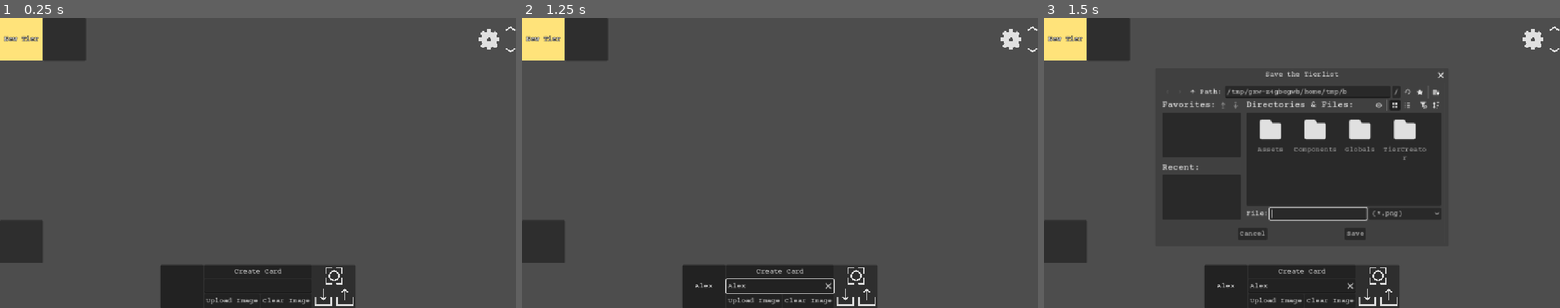
Above: before the commit, frames 1-3 (left to right).
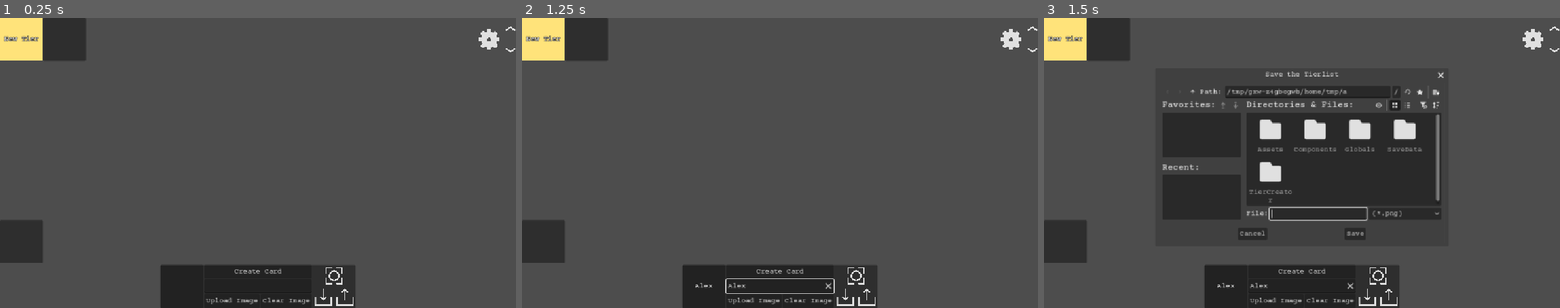
Above: after the commit, the same moments.

Repository: White-Dove-Gamedev/Tier-Creator
Game: Godot game, scene res://TierCreator/tier_creator.tscn
The game is run twice, just before and just after one commit, with the same random seed, the same clock (stepped at 60 frames per second) and the same inputs.
Inputs (mouse positions are in pixels of both pictures, inside the frame that each line leads up to):
- Up to frame 1 (0.25 s): no input
- Up to frame 2 (1.25 s): click (780, 287) at 0.52 s; type "Alex" at 0.6 s
- Up to frame 3 (1.5 s): click (1379, 276) at 1.25 s

Frames 1-2 are identical in both runs. In frame 3, 0.6% of the frame differs, in the area x 39-77%, y 24-64%.

Commit message:
Added savefile system

Diff:
--- /dev/null
+++ b/SaveData/CardBenchData.gd
@@ -0,0 +1,4 @@
+class_name CardBenchData
+extends Resource
+
+@export var cards: Array[CardData]
--- /dev/null
+++ b/SaveData/CardData.gd
@@ -0,0 +1,5 @@
+class_name CardData
+extends Resource
+
+@export var name: String
+@export var texture: Texture2D
--- /dev/null
+++ b/SaveData/TierCategoryData.gd
@@ -0,0 +1,6 @@
+class_name TierCategoryData
+extends Resource
+
+@export var name: String
+@export var color: Color
+@export var cards: Array[CardData]
--- /dev/null
+++ b/SaveData/TierCreatorData.gd
@@ -0,0 +1,5 @@
+class_name TierCreatorData
+extends Resource
+
+@export var tier_list: TierListData
+@export var card_bench: CardBenchData
--- /dev/null
+++ b/SaveData/TierListData.gd
@@ -0,0 +1,4 @@
+class_name TierListData
+extends Resource
+
+@export var categories: Array[TierCategoryData]
--- a/TierCreator/card_bench.gd
+++ b/TierCreator/card_bench.gd
@@ -31,3 +31,18 @@
 func set_self() -> void:
 	add_to_group(&"card_bench")
 	columns = 12
+
+
+func get_cards() -> Array[Card]:
+	var cards: Array[Card]
+	for drop_node in get_children() as Array[DropNode]:
+		var card := drop_node.find_children("", "Card", true, false)
+		if not card:
+			continue
+		cards.append(card[0] as Card)
+	return cards
+
+
+func clear_bench() -> void:
+	for child in get_children().slice(0, -1):
+		child.queue_free()
--- a/TierCreator/card_creator.tscn
+++ b/TierCreator/card_creator.tscn
@@ -101,6 +101,7 @@
 custom_minimum_size = Vector2(48, 48)
 custom_maximum_size = Vector2(48, 48)
 layout_mode = 2
+size_flags_horizontal = 4
 mouse_default_cursor_shape = 2
 texture_normal = ExtResource("2_duitp")
 ignore_texture_size = true
--- a/TierCreator/card_grid.gd
+++ b/TierCreator/card_grid.gd
@@ -32,3 +32,13 @@
 	columns = 10
 	add_theme_constant_override(&"h_separation", 0)
 	add_theme_constant_override(&"v_separation", 0)
+
+
+func get_cards() -> Array[Card]:
+	var cards: Array[Card]
+	for drop_node in get_children() as Array[DropNode]:
+		var card := drop_node.find_children("", "Card", true, false)
+		if not card:
+			continue
+		cards.append(card[0] as Card)
+	return cards
--- a/TierCreator/tier_category.tscn
+++ b/TierCreator/tier_category.tscn
@@ -8,6 +8,7 @@
 [node name="TierCategory" type="HBoxContainer" unique_id=1618009400]
 offset_right = 1152.0
 offset_bottom = 96.0
+mouse_filter = 2
 theme_override_constants/separation = 0
 script = ExtResource("1_5sviv")
 
@@ -20,6 +21,7 @@
 custom_minimum_size = Vector2(960, -1)
 layout_mode = 2
 size_flags_horizontal = 3
+mouse_filter = 2
 
 [node name="CategorySettings" parent="." unique_id=1508587497 instance=ExtResource("3_jilyv")]
 unique_name_in_owner = true
--- a/TierCreator/tier_creator.gd
+++ b/TierCreator/tier_creator.gd
@@ -2,27 +2,30 @@
 class_name TierCreator
 extends Node
 
+const CARD = preload("uid://cpyj3ex8t8ttf")
 const TIER_CATEGORY = preload("uid://wbyer077b6mf")
 
+@onready var card_creator: CardCreator = %CardCreator
+@onready var card_bench: CardBench = %CardBench
+@onready var card_bench_scroll_container: ScrollContainer = %CardBenchScrollContainer
 @onready var card_v_box_container: VBoxContainer = %CardVBoxContainer
+@onready var export_file_dialog: FileDialog = %ExportFileDialog
+@onready var import_file_dialog: FileDialog = %ImportFileDialog
 @onready var settings_window: SettingsWindow = %SettingsWindow
-@onready var card_bench_scroll_container: ScrollContainer = %CardBenchScrollContainer
 @onready var tier_list: TierList = %TierList
-@onready var card_creator: CardCreator = %CardCreator
 
 
 func _ready() -> void:
+	set_card_bench_scroll_container()
+	set_card_creator()
+	set_card_v_box_container()
+	set_export_file_dialog()
+	set_import_file_dialog()
+	set_save_file_dialog()
 	set_settings_window()
-	set_card_v_box_container()
-	set_card_bench_scroll_container()
 	set_screenshot_texture_button()
-	set_save_file_dialog()
+
 	add_tier_category()
-
-
-func set_settings_window() -> void:
-	settings_window.close_button.pressed.connect(close_settings_window)
-	settings_window.close_texture_button.pressed.connect(close_settings_window)
 
 
 func set_card_v_box_container() -> void:
@@ -34,27 +37,28 @@
 	card_bench_scroll_container.custom_minimum_size = Vector2(-1.0, Utils.MIN_SIZE_Y)
 
 
-func set_screenshot_texture_button() -> void:
-	card_creator.screenshot_texture_button.pressed.connect(_on_screenshot_texture_button_pressed)
-
-
 func set_save_file_dialog() -> void:
 	card_creator.save_file_dialog.file_selected.connect(_on_save_file_selected)
 
 
-func _on_screenshot_texture_button_pressed() -> void:
-	card_creator.save_file_dialog.popup_centered()
-
-
-func _on_save_file_selected(path: String) -> void:
-	var img := await capture_screenshot(tier_list.tiers_v_box_container)
-	img.save_png(path)
+func set_card_creator() -> void:
+	card_creator.export_texture_button.pressed.connect(_on_export_texture_button_pressed)
+	card_creator.import_texture_button.pressed.connect(_on_import_texture_button_pressed)
 
 
 func add_tier_category() -> void:
 	var tier_category := TIER_CATEGORY.instantiate() as TierCategory
 	tier_list.tiers_v_box_container.add_child(tier_category)
 	connect_tier_category_signals(tier_category)
+
+
+func _on_tier_category_resized(tier_category: TierCategory) -> void:
+	tier_category.tier_name.background_color_rect.size = tier_category.size
+	tier_category.tier_name.tier_label.size = tier_category.size
+
+#region Screenshots
+func set_screenshot_texture_button() -> void:
+	card_creator.screenshot_texture_button.pressed.connect(_on_screenshot_texture_button_pressed)
 
 
 func capture_screenshot(node: Control) -> Image:
@@ -69,6 +73,121 @@
 	return img
 
 
+func _on_screenshot_texture_button_pressed() -> void:
+	card_creator.save_file_dialog.popup_centered()
+
+
+func _on_save_file_selected(path: String) -> void:
+	var img := await capture_screenshot(tier_list.tiers_v_box_container)
+	img.save_png(path)
+#endregion Screenshots
+
+#region Save Management
+func set_export_file_dialog() -> void:
+	export_file_dialog.file_mode = FileDialog.FILE_MODE_SAVE_FILE
+	export_file_dialog.use_native_dialog = true
+	export_file_dialog.mode = Window.MODE_WINDOWED
+	export_file_dialog.access = FileDialog.ACCESS_FILESYSTEM
+	export_file_dialog.filters = ["*.tres"]
+	export_file_dialog.title = "Export a TierList"
+	export_file_dialog.file_selected.connect(_on_export_file_selected)
+
+
+func set_import_file_dialog() -> void:
+	import_file_dialog.file_mode = FileDialog.FILE_MODE_OPEN_FILE
+	import_file_dialog.use_native_dialog = true
+	import_file_dialog.mode = Window.MODE_WINDOWED
+	import_file_dialog.access = FileDialog.ACCESS_FILESYSTEM
+	import_file_dialog.filters = ["*.tres"]
+	import_file_dialog.title = "Import a TierList"
+	import_file_dialog.file_selected.connect(_on_import_file_selected)
+
+
+func _on_export_file_selected(path: String) -> void:
+	export_save_data(path)
+
+
+func _on_import_file_selected(path: String) -> void:
+	import_save_data(path)
+
+
+func _on_export_texture_button_pressed() -> void:
+	export_file_dialog.popup_centered()
+
+
+func _on_import_texture_button_pressed() -> void:
+	import_file_dialog.popup_centered()
+
+
+func build_tier_list_save_data() -> TierListData:
+	var save_data := TierListData.new()
+	for tier_category in tier_list.tiers_v_box_container.get_children() as Array[TierCategory]:
+		var tier_category_data := TierCategoryData.new()
+		tier_category_data.name = tier_category.tier_name.tier_label.text
+		tier_category_data.color = tier_category.tier_name.background_color_rect.color
+		for card in tier_category.card_grid.get_cards() as Array[Card]:
+			var card_data = CardData.new()
+			card_data.name = card.card_label.text
+			card_data.texture = card.card_texture_rect.texture
+			tier_category_data.cards.append(card_data)
+		save_data.categories.append(tier_category_data)
+	return save_data
+
+
+func build_card_bench_save_data() -> CardBenchData:
+	var save_data := CardBenchData.new()
+	for card in card_bench.get_cards() as Array[Card]:
+		var card_data := CardData.new()
+		card_data.name = card.card_label.text
+		card_data.texture = card.card_texture_rect.texture
+		save_data.cards.append(card_data)
+	return save_data
+
+
+func export_save_data(path: String) -> void:
+	var save_data := TierCreatorData.new()
+	save_data.tier_list = build_tier_list_save_data()
+	save_data.card_bench = build_card_bench_save_data()
+	ResourceSaver.save(save_data, path)
+
+
+func import_save_data(path: String) -> void:
+	clear_scene()
+	var save_data := load(path) as TierCreatorData
+	if not save_data:
+		return
+	for tier_category_data in save_data.tier_list.categories:
+		var tier_category := TIER_CATEGORY.instantiate() as TierCategory
+		tier_list.tiers_v_box_container.add_child(tier_category)
+		connect_tier_category_signals(tier_category)
+		tier_category.tier_name.tier_label.text = tier_category_data.name
+		tier_category.tier_name.background_color_rect.color = tier_category_data.color
+		for card_data in tier_category_data.cards:
+			var card := CARD.instantiate() as Card
+			var droppable := tier_category.card_grid.get_child(tier_category.card_grid.get_child_count() - 1) as DropNode
+			droppable.add_child(card)
+			card.card_label.text = card_data.name
+			card.card_texture_rect.texture = card_data.texture
+	for card_bench_data in save_data.card_bench.cards:
+		var card := CARD.instantiate() as Card
+		var droppable := card_bench.get_child(card_bench.get_child_count() - 1) as DropNode
+		droppable.add_child(card)
+		card.card_label.text = card_bench_data.name
+		card.card_texture_rect.texture = card_bench_data.texture
+
+
+func clear_scene() -> void:
+	for child in tier_list.tiers_v_box_container.get_children():
+		child.queue_free()
+	card_bench.clear_bench()
+#endregion Save Management
+
+#region Tierlist Settings
+func set_settings_window() -> void:
+	settings_window.close_button.pressed.connect(close_settings_window)
+	settings_window.close_texture_button.pressed.connect(close_settings_window)
+
+
 func connect_tier_category_signals(tier_category: TierCategory) -> void:
 	tier_category.category_settings.settings_texture_button.pressed \
 		.connect(
@@ -177,8 +296,4 @@
 	if index == tier_list.tiers_v_box_container.get_child_count() - 1:
 		return
 	tier_list.tiers_v_box_container.move_child(tier_category, index + 1)
-
-
-func _on_tier_category_resized(tier_category: TierCategory) -> void:
-	tier_category.tier_name.background_color_rect.size = tier_category.size
-	tier_category.tier_name.tier_label.size = tier_category.size
+#endregion Tierlist Settings
--- a/TierCreator/tier_creator.tscn
+++ b/TierCreator/tier_creator.tscn
@@ -48,3 +48,18 @@
 [node name="SettingsWindow" parent="." unique_id=945031573 instance=ExtResource("6_y30xa")]
 unique_name_in_owner = true
 visible = false
+
+[node name="ImportFileDialog" type="FileDialog" parent="." unique_id=466292900]
+unique_name_in_owner = true
+title = "Import a TierList"
+file_mode = 0
+access = 2
+filters = PackedStringArray("*.tres")
+use_native_dialog = true
+
+[node name="ExportFileDialog" type="FileDialog" parent="." unique_id=787387604]
+unique_name_in_owner = true
+title = "Export a TierList"
+access = 2
+filters = PackedStringArray("*.tres")
+use_native_dialog = true
--- a/TierCreator/tier_list.gd
+++ b/TierCreator/tier_list.gd
@@ -17,8 +17,7 @@
 
 
 func set_tier_list_scroll_container() -> void:
-	#tier_list_scroll_container.vertical_scroll_mode = ScrollContainer.SCROLL_MODE_SHOW_NEVER
-	pass
+	tier_list_scroll_container.vertical_scroll_mode = ScrollContainer.SCROLL_MODE_SHOW_NEVER
 
 
 func set_tiers_v_box_container() -> void:
--- a/project.godot
+++ b/project.godot
@@ -26,6 +26,7 @@
 "res://Assets/": "yellow",
 "res://Components/": "gray",
 "res://Globals/": "gray",
+"res://SaveData/": "gray",
 "res://TierCreator/": "green"
 }
 
Not shown, added: SaveData/CardBenchData.gd.uid
Not shown, added: SaveData/CardData.gd.uid
Not shown, added: SaveData/TierCategoryData.gd.uid
Not shown, added: SaveData/TierCreatorData.gd.uid
Not shown, added: SaveData/TierListData.gd.uid
Not shown, changed: CHANGELOG.md
